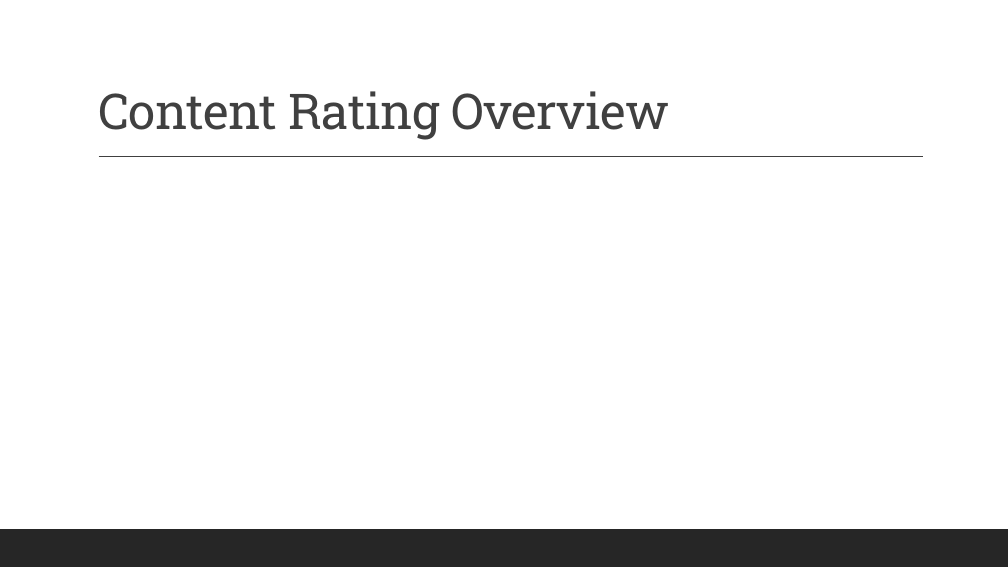
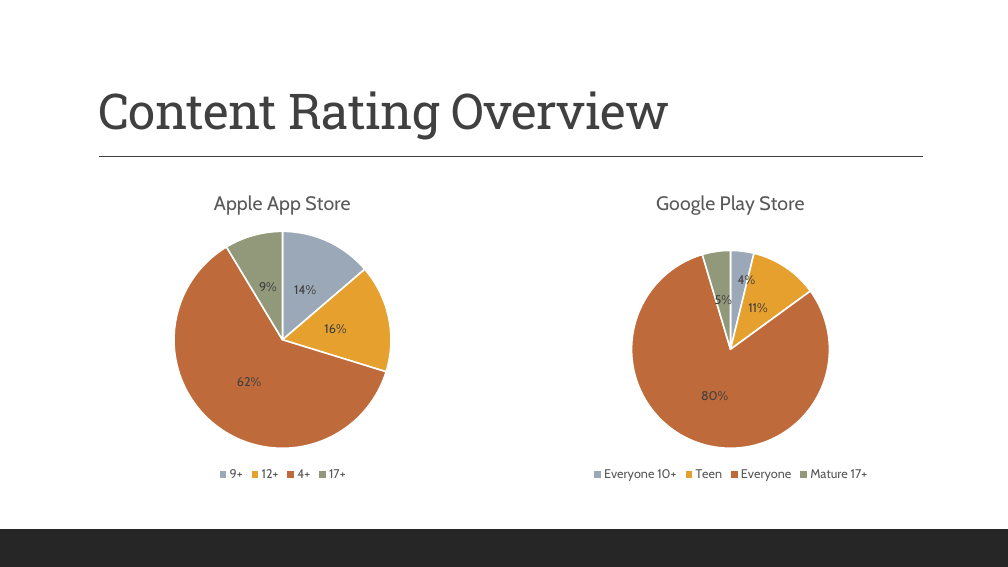
Before and after one commit to robertlanier/app-trader, a slide deck: slide 9 of presentation/app_trader_proposal.pptx. Drawn at 1008x567 pixels with LibreOffice and Linux fonts; fonts in the diff are those of the drawing. Boxes give left, top, right and bottom in pixels: in the first picture for what was removed or moved away, otherwise in the second. Text is boxed around its words. In the diff, an @@ line names an element or a change of style, - is before the commit and + after.

```diff
--- a/presentation/app_trader_proposal.pptx
+++ b/presentation/app_trader_proposal.pptx
@@ pie chart added at <box>91,175,474,485</box> @@
+title "Apple App Store "
+categories: 9+, 12+, 4+, 17+
+Series 1: 14, 16, 62, 9
@@ pie chart added at <box>539,175,923,485</box> @@
+title "Google Play Store "
+categories: Everyone 10+, Teen, Everyone, Mature 17+
+Series 1: 4, 11, 80, 5
```
Also in this commit, not shown: 3 other slides changed.
